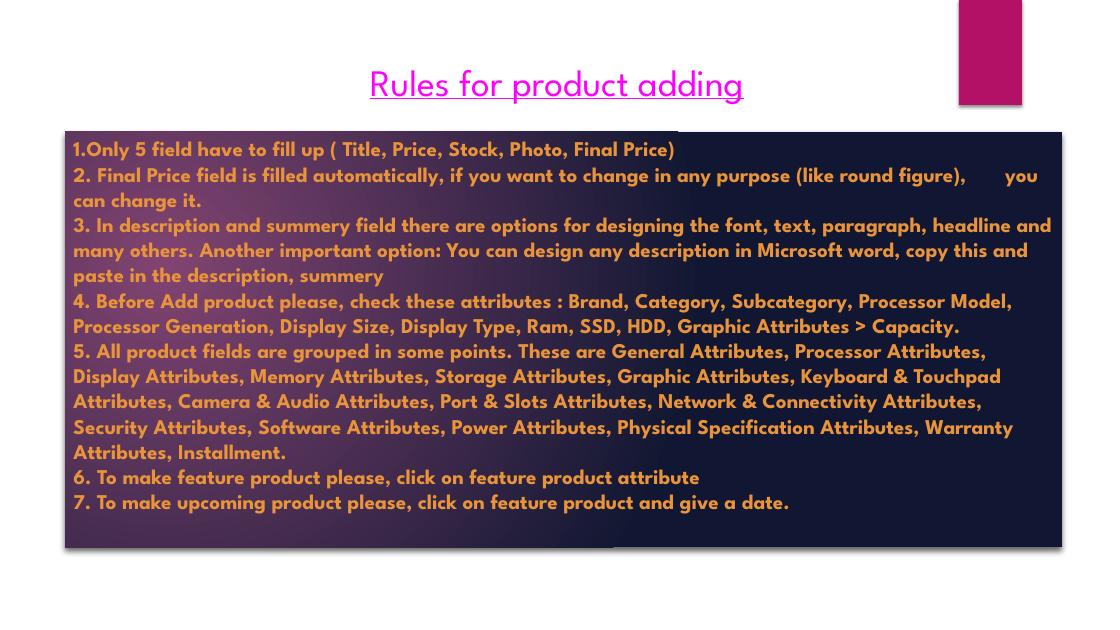
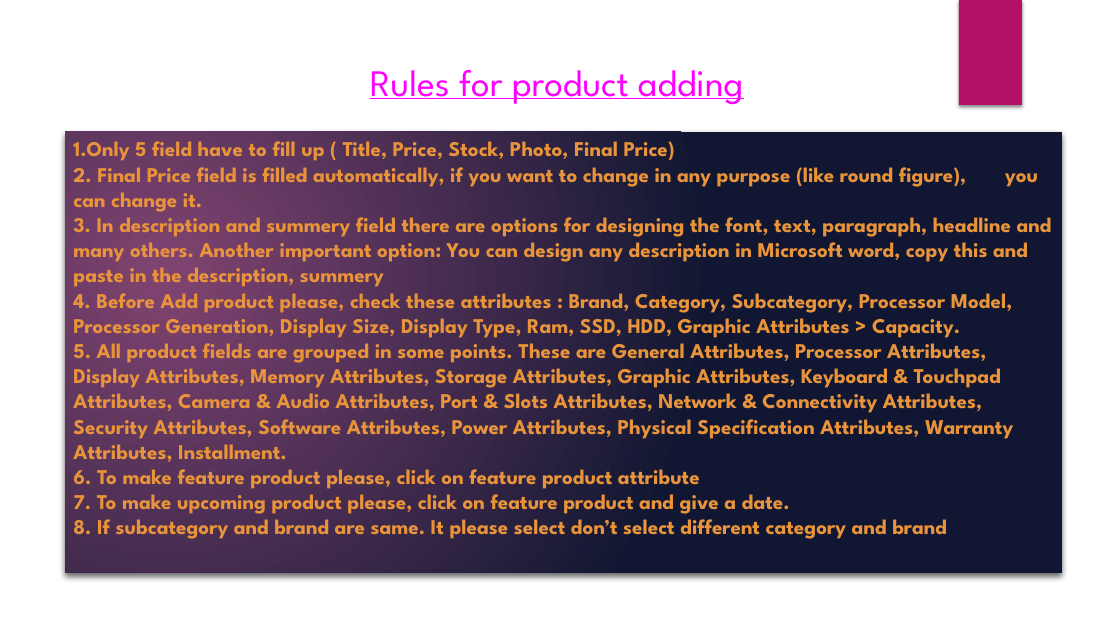
Before and after one commit to md-nobir-hasan/Lappy-Valley, a slide deck: slide 2 of needs/user-manual.pptx. Drawn at 1120x630 pixels with LibreOffice and Linux fonts; fonts in the diff are those of the drawing; background and template pictures are left out. Boxes give left, top, right and bottom in pixels: in the first picture for what was removed or moved away, otherwise in the second. Text is boxed around its words. In the diff, an @@ line names an element or a change of style, - is before the commit and + after.

```diff
--- a/needs/user-manual.pptx
+++ b/needs/user-manual.pptx
@@ rectangle "1.Only 5 field have to ..." resized from (x1=66, y1=132, x2=1063, y2=548) to (x1=66, y1=132, x2=1063, y2=573) @@
@@ text in rectangle at (x1=73, y1=519, x2=947, y2=539): paragraph added @@
+8. If subcategory and brand are same. It please select don’t select different category and brand
```
